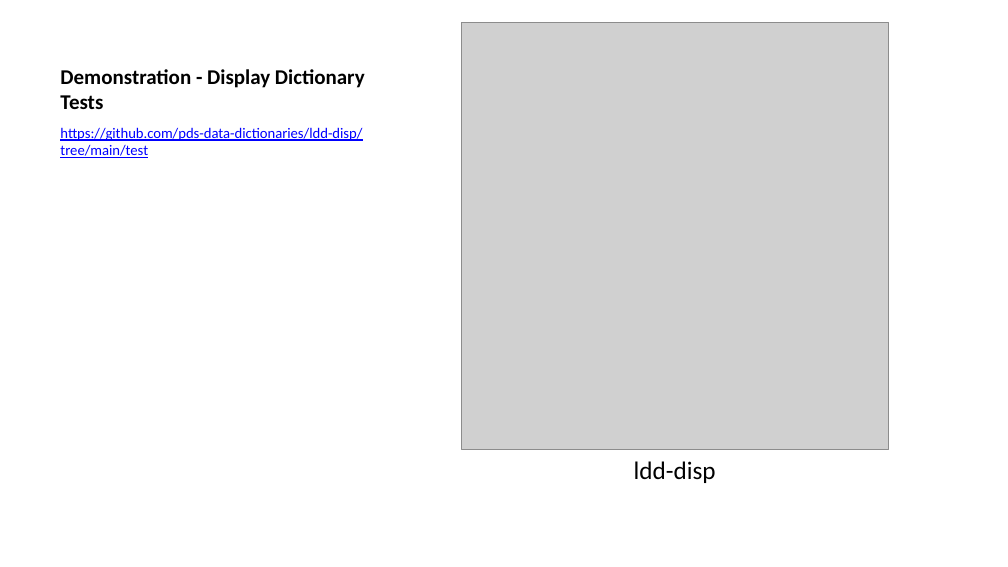
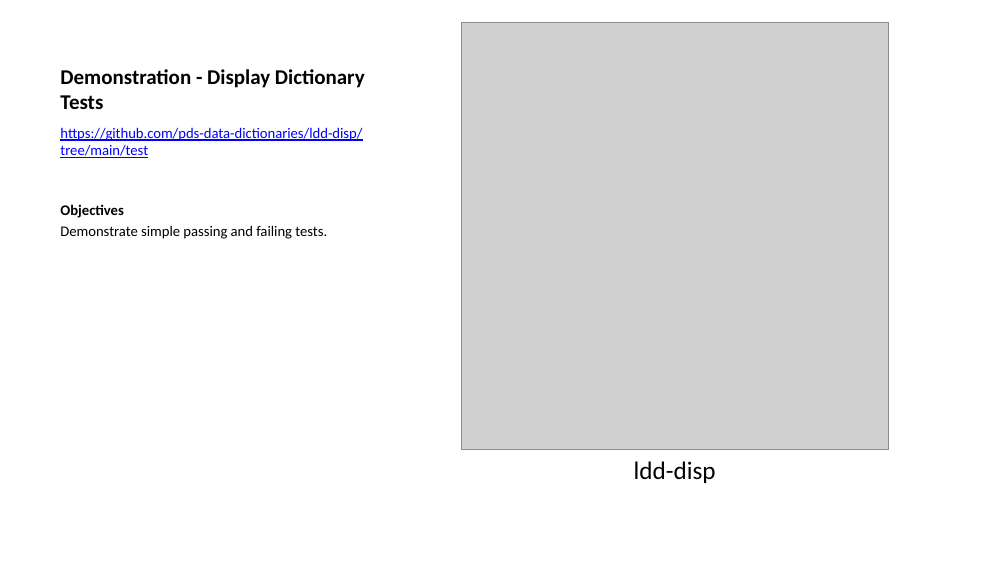
Before and after one commit to sbn-psi/dmsp, a slide deck: slide 10 of LDDTesting/stone-LDDTestingPrinciples.pptx. Drawn at 1008x567 pixels with LibreOffice and Linux fonts; fonts in the diff are those of the drawing; grey boxes stand for pictures. Boxes give left, top, right and bottom in pixels: in the first picture for what was removed or moved away, otherwise in the second. Text is boxed around its words. In the diff, an @@ line names an element or a change of style, - is before the commit and + after.

Commit message:
Added objectives for each ldd test suite demonstration

```diff
--- a/LDDTesting/stone-LDDTestingPrinciples.pptx
+++ b/LDDTesting/stone-LDDTestingPrinciples.pptx
@@ text at [60,204,327,239]: paragraphs added @@
+Objectives
+Demonstrate simple passing and failing tests.
```
Also in this commit, not shown: 1 other slide changed, 2 slides added, 1 other file.
